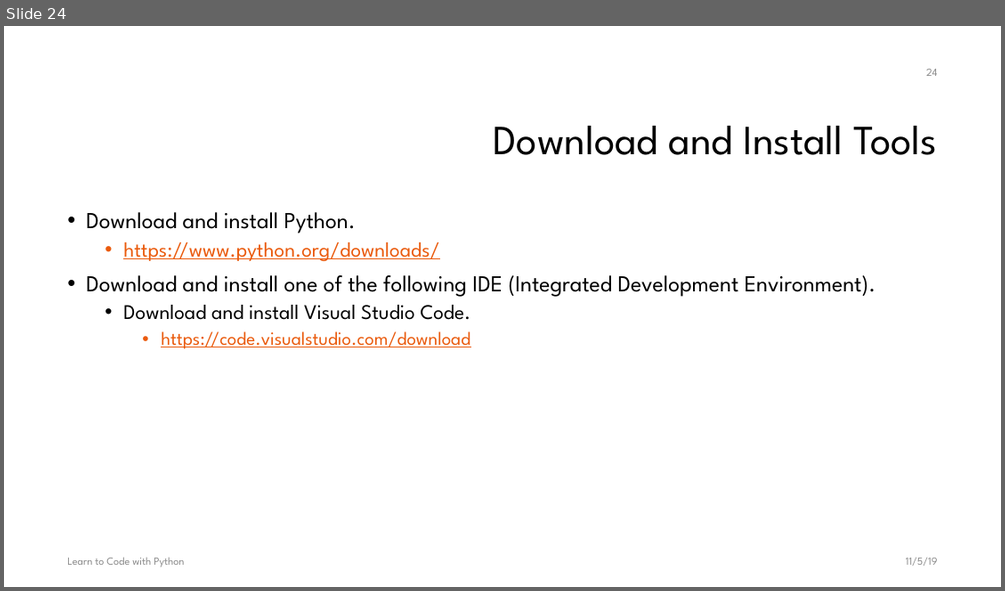
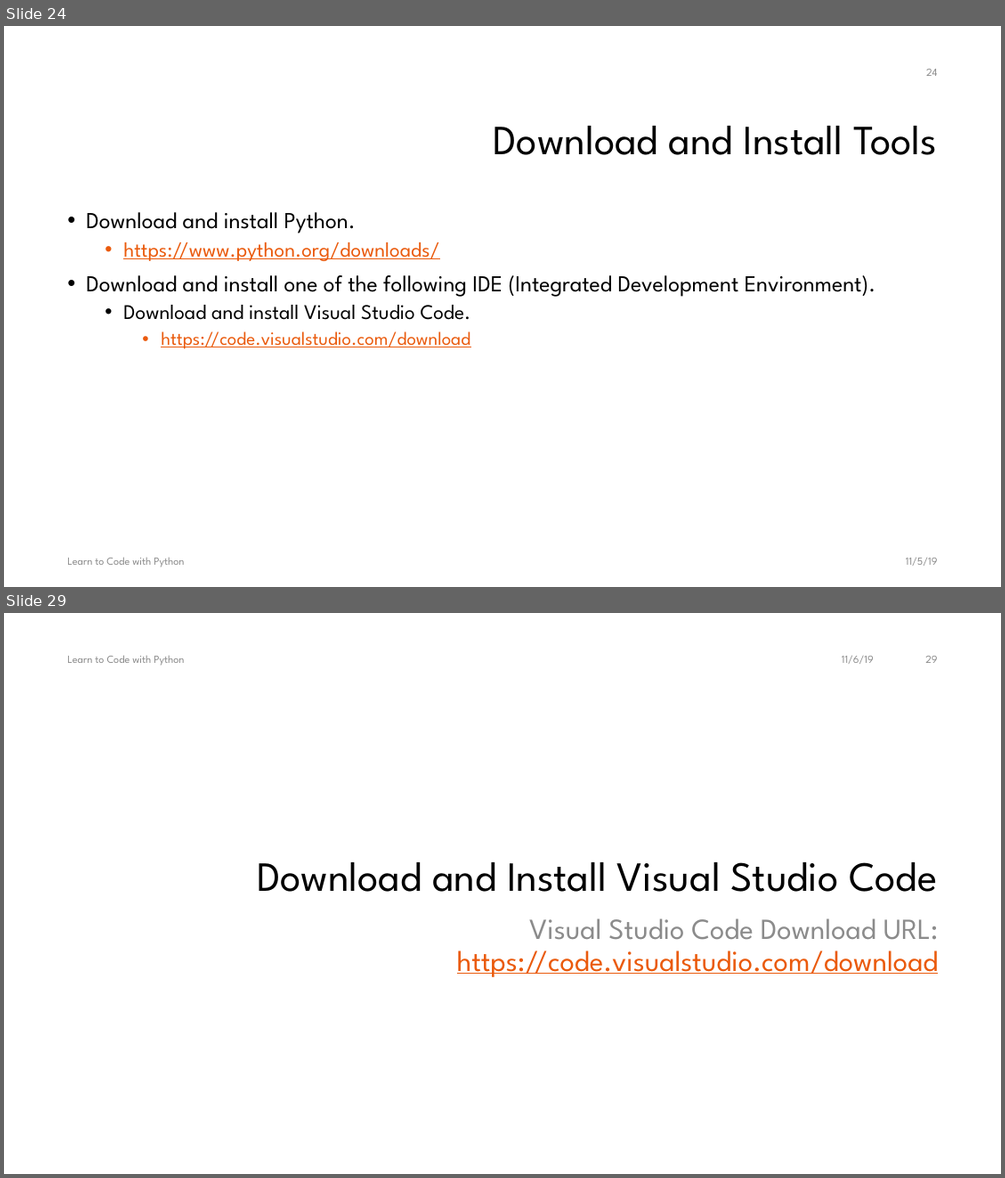
Before and after one commit to chiachang100/LearnToCodeWithPython, a slide deck: docs/LearnToCodeWithPython.pptx. Shown one above the other, each under a label of ours: slide 24 before the commit, slides 24 and 29 after it; the slides between them are not shown. The pictures are 1005x591 and 1005x1178 pixels, drawn with LibreOffice and Linux fonts; fonts in the diff are those of the drawing; background and template pictures are left out. Boxes give left, top, right and bottom in pixels: in the first picture for what was removed or moved away, otherwise in the second. Text is boxed around its words. In the diff, an @@ line names an element or a change of style, - is before the commit and + after.

Commit message:
Update PPT & PDF

```diff
--- a/docs/LearnToCodeWithPython.pptx
+++ b/docs/LearnToCodeWithPython.pptx
@@ slide 29 added at box(4, 613, 1001, 1174), background #FFFFFF @@
@@ text added at box(67, 655, 184, 666), 10.5 pt, text #8C8C8C @@
+Learn to Code with Python
@@ text added at box(841, 656, 874, 664), 10.5 pt, text #8C8C8C @@
+11/6/19
@@ page number added at box(925, 656, 937, 663), 10.5 pt, text #8C8C8C @@
+29
@@ title added at box(257, 862, 937, 892), 40 pt, text #000000 @@
+Download and Install Visual Studio Code
@@ text added at box(457, 918, 938, 977), 28 pt, text #EA5A0C, underline @@
+Visual Studio Code Download URL: https://code.visualstudio.com/download
```
Also in this commit, not shown: 9 other slides added, 1 other file.
